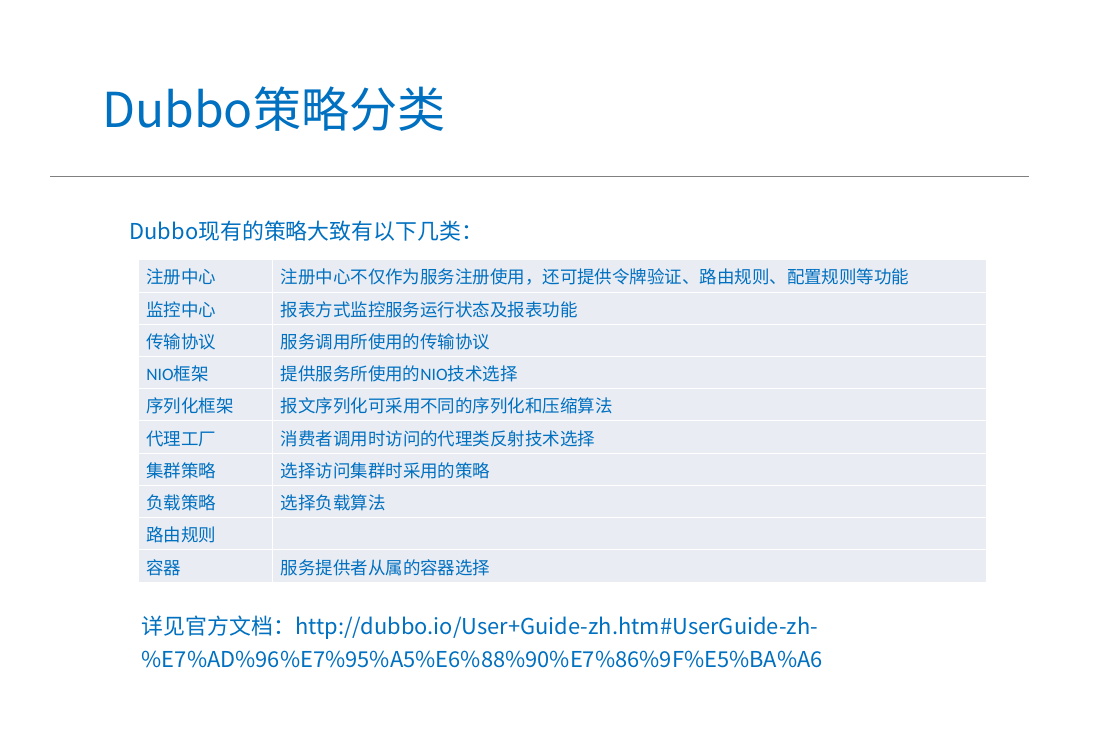
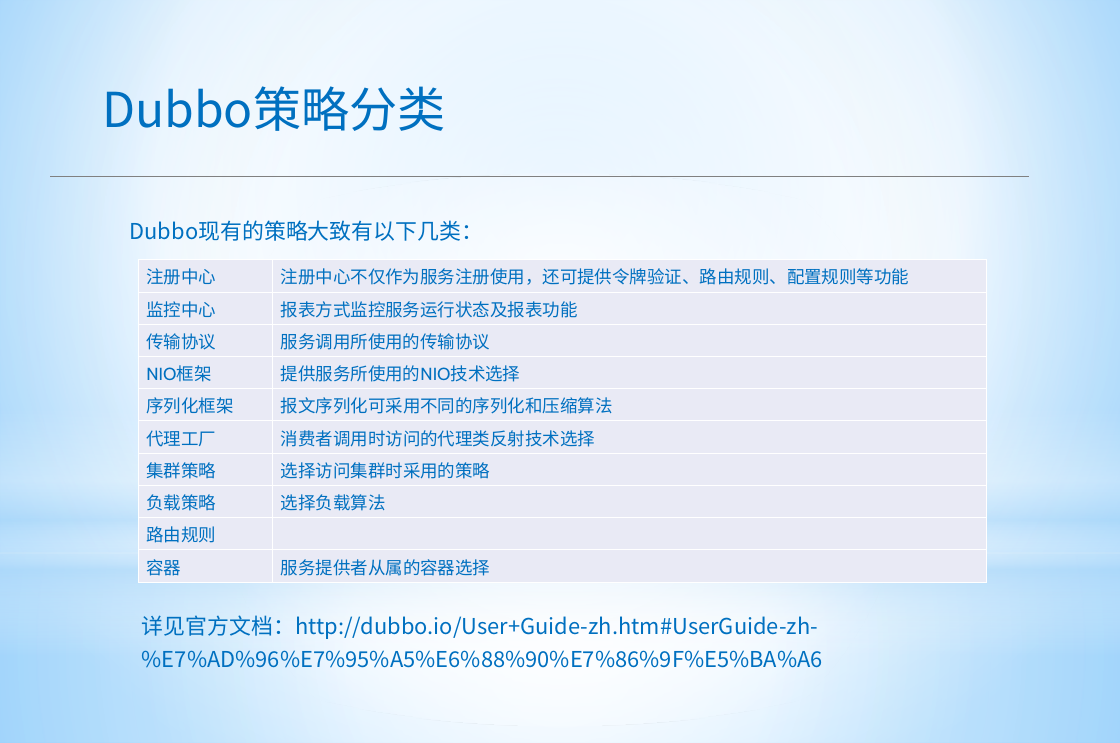
Before and after one commit to apporoad/DesignAndScheme2017, a slide deck: slide 11 of c云服务架构/Saas&Paas架构设计.pptx. Drawn at 1120x743 pixels with LibreOffice and Linux fonts; fonts in the diff are those of the drawing; background and template pictures are left out. Boxes give left, top, right and bottom in pixels: in the first picture for what was removed or moved away, otherwise in the second. Text is boxed around its words. In the diff, an @@ line names an element or a change of style, - is before the commit and + after.

Commit message:
edit

```diff
--- a/c云服务架构/Saas&Paas架构设计.pptx
+++ b/c云服务架构/Saas&Paas架构设计.pptx
@@ rectangle added at (0, 0, 1120, 553), fill gradient #FFFFFF to #B4DCFA @@
@@ ellipse added at (0, 173, 1120, 726), fill gradient #FFFFFF @@
@@ table at (139, 260, 988, 582) @@
@@ fill #E9EDF4 to #E9EBF5 in 20 cells @@
@@ font Calibri to Cabin @@
@@ rectangle added at (0, 408, 1120, 655), fill gradient #FFFFFF to #B4DCFA @@
@@ rectangle added at (0, 553, 1120, 743), fill gradient #FFFFFF to #B4DCFA @@
```
Also in this commit, not shown: 9 other slides changed, 3 slides added, 3 slides removed.
